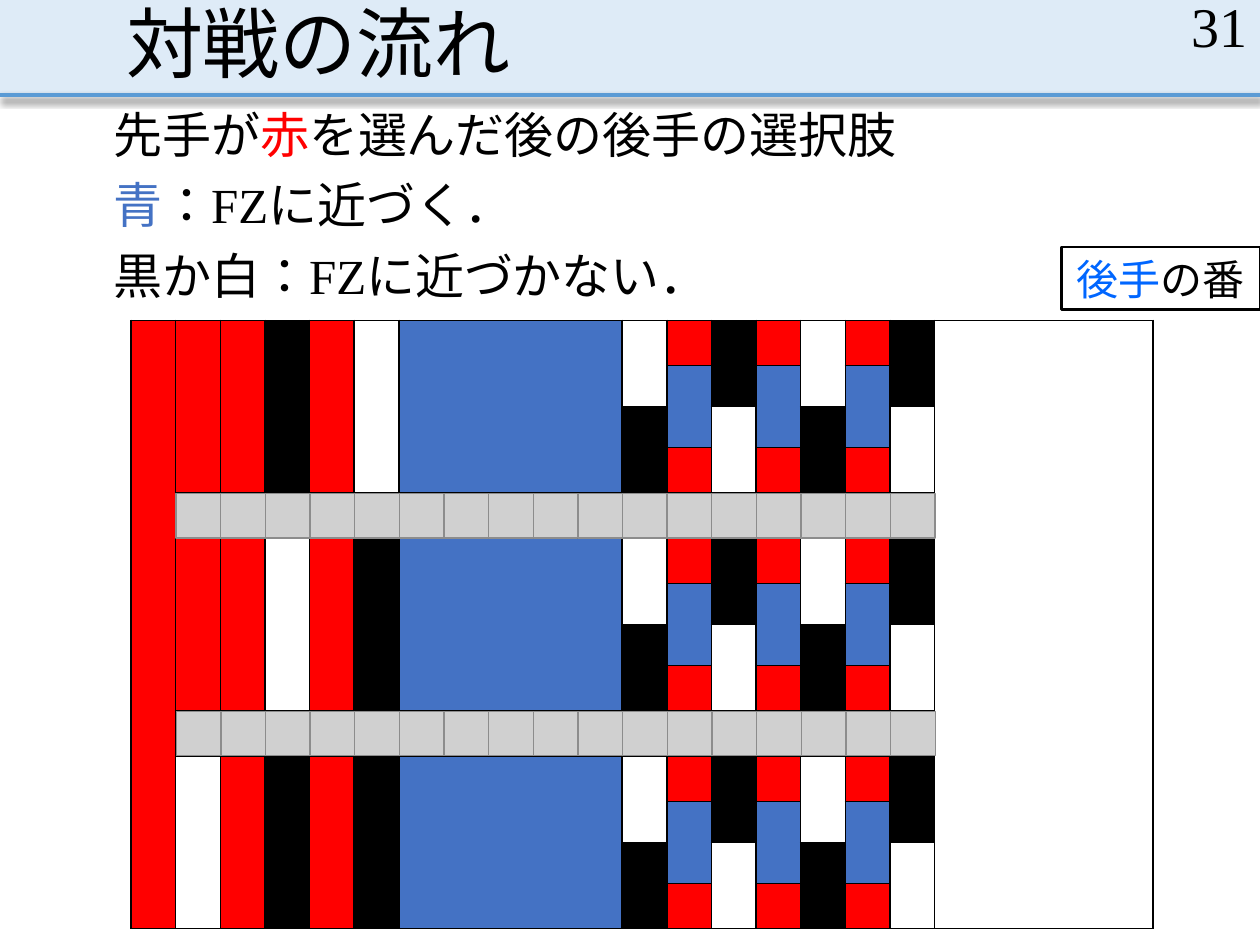
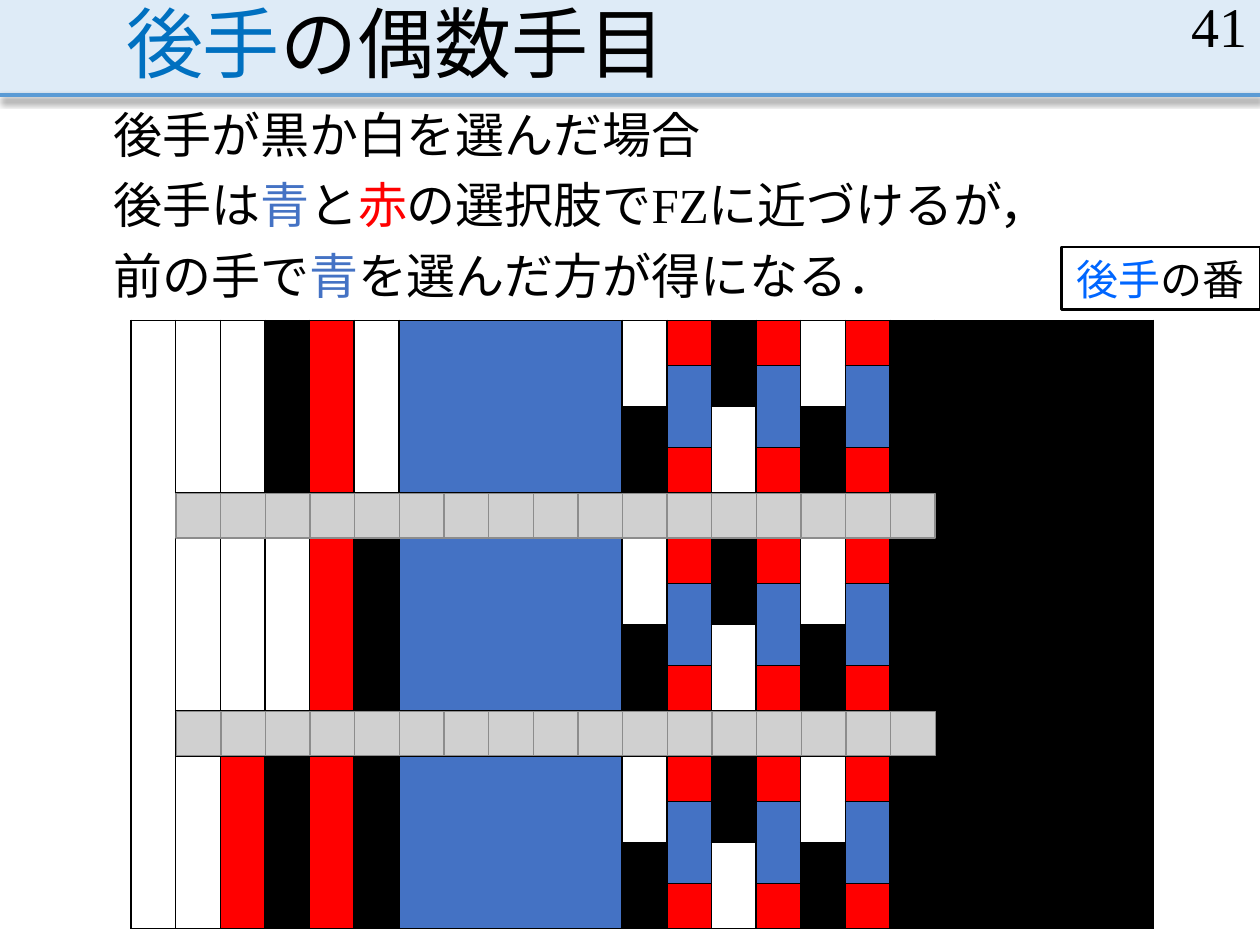
Before and after one commit to MasayaOda/SR, a slide deck: slide 41 of 190513oda.pptx (slide 31 before the commit). Drawn at 1260x945 pixels with LibreOffice and Linux fonts; fonts in the diff are those of the drawing; grey boxes stand for pictures. Boxes give left, top, right and bottom in pixels: in the first picture for what was removed or moved away, otherwise in the second. Text is boxed around its words. In the diff, an @@ line names an element or a change of style, - is before the commit and + after.

Commit message:
良い感じかもしれない

```diff
--- a/190513oda.pptx
+++ b/190513oda.pptx
@@ title at <box>126,7,665,79</box>: text changed @@
-対戦の流れ
+後手の偶数手目
@@ page number at <box>1191,10,1247,47</box>: text changed @@
-31
+41
@@ text at <box>113,103,1048,298</box>: text changed @@
-先手が赤を選んだ後の後手の選択肢
-青：FZに近づく．
-黒か白：FZに近づかない．
+後手が黒か白を選んだ場合
+後手は青と赤の選択肢でFZに近づけるが，
+前の手で青を選んだ方が得になる．
@@ table at <box>131,320,1145,929</box> @@
@@ fill #FF0000 to #FFFFFF in 5 cells @@
@@ fill #FFFFFF to #000000 in row 1, column 15 @@
@@ fill none to #000000 in 3 cells @@
```
Also in this commit, not shown: 28 other slides changed, 7 slides added, 2 slides removed.
